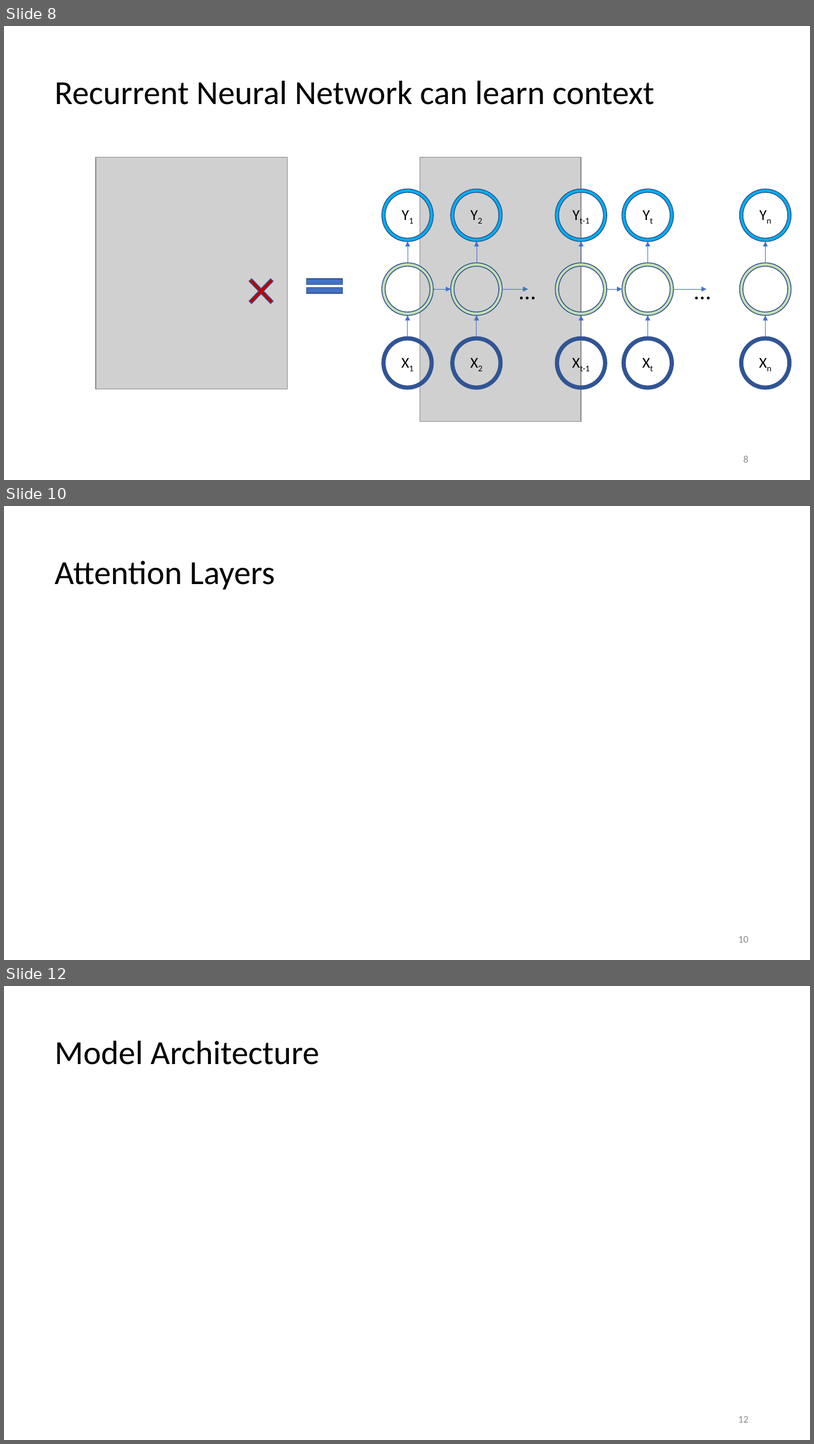
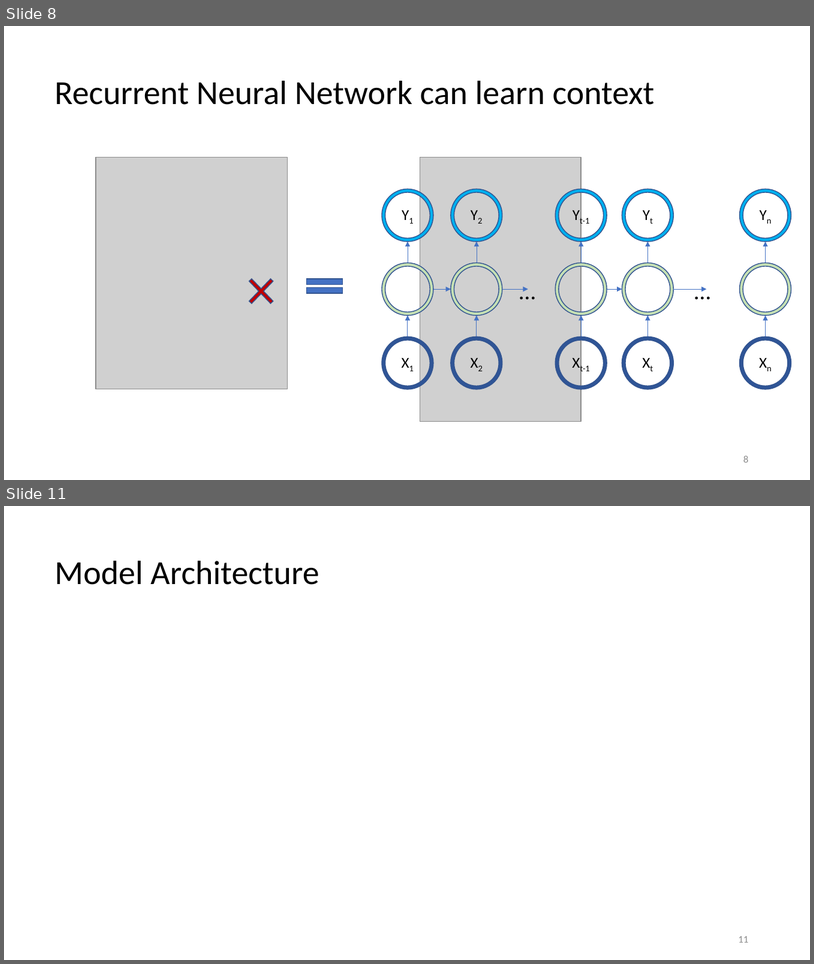
Before and after one commit to deeprob/JournalClub, a slide deck: Sep21/DeepGRN_092121.pptx. Shown one above the other, each under a label of ours: slides 8, 10 and 12 before the commit, slides 8 and 11 after it; the slides between them are not shown. The pictures are 814x1444 and 814x964 pixels, drawn with LibreOffice and Linux fonts; fonts in the diff are those of the drawing; grey boxes stand for pictures. Boxes give left, top, right and bottom in pixels: in the first picture for what was removed or moved away, otherwise in the second. Text is boxed around its words. In the diff, an @@ line names an element or a change of style, - is before the commit and + after.

Commit message:
attention-slides

```diff
--- a/Sep21/DeepGRN_092121.pptx
+++ b/Sep21/DeepGRN_092121.pptx
@@ slide 10 removed at [4,506,810,960], background #FFFFFF @@
@@ title removed at [54,561,275,589] @@
-Attention Layers
@@ page number removed at [738,936,749,942] @@
-10
@@ what was slide 12 is now slide 11 @@
@@ page number at [738,936,749,942]: text changed @@
-12
+11
```
Also in this commit, not shown: 1 slide changed, 2 slides added, 1 other slide removed, 1 other file.
